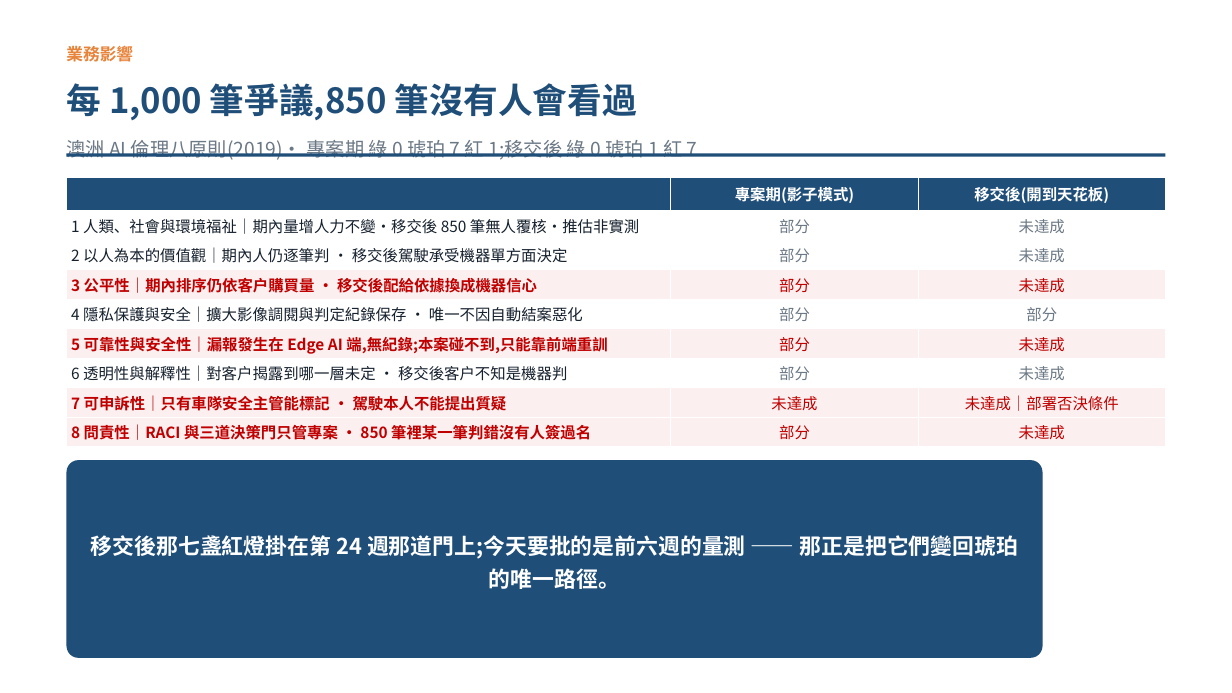
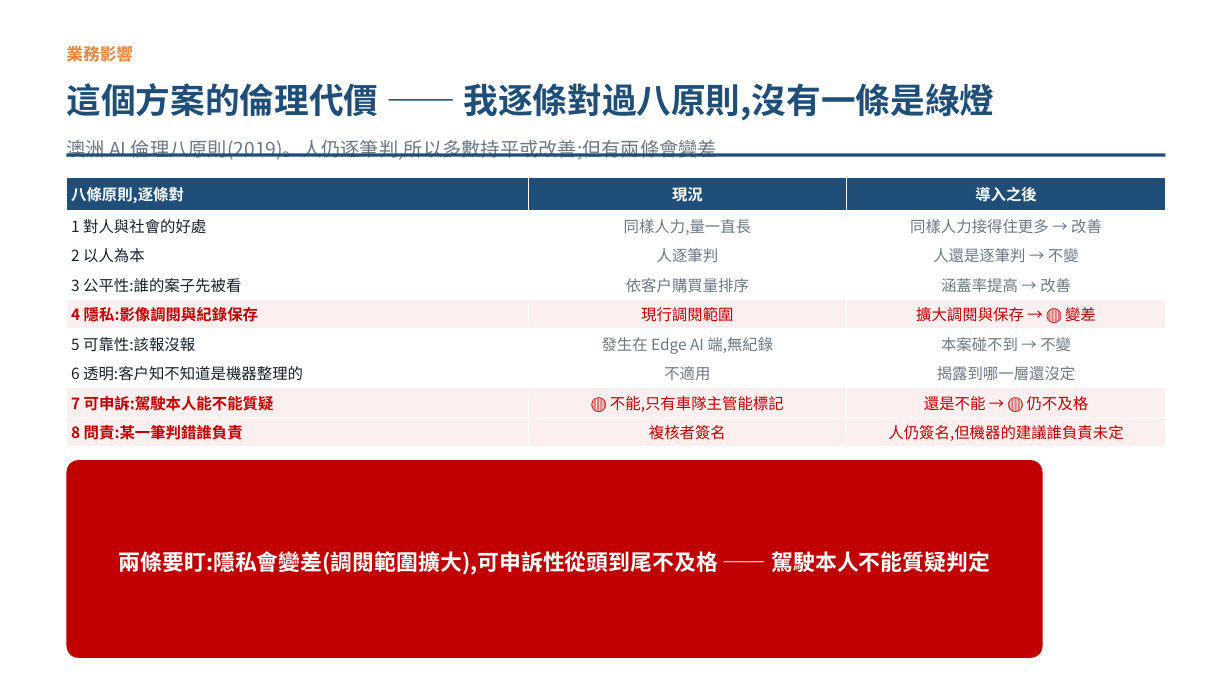
Before and after one commit to pokai-huang0828/UTS_workspace, a slide deck: slide 8 of Artificial Intelligence for Enterprises/Assessment3/Huang_26254793_421104_Assessment 3.pptx. Drawn at 1232x693 pixels with LibreOffice and Linux fonts; fonts in the diff are those of the drawing. Boxes give left, top, right and bottom in pixels: in the first picture for what was removed or moved away, otherwise in the second. Text is boxed around its words. In the diff, an @@ line names an element or a change of style, - is before the commit and + after.

```diff
--- a/Artificial Intelligence for Enterprises/Assessment3/Huang_26254793_421104_Assessment 3.pptx
+++ b/Artificial Intelligence for Enterprises/Assessment3/Huang_26254793_421104_Assessment 3.pptx
@@ text at box(66, 83, 994, 120): text changed @@
-每 1,000 筆爭議,850 筆沒有人會看過
+這個方案的倫理代價 —— 我逐條對過八原則,沒有一條是綠燈
@@ text at box(66, 140, 717, 160): text changed @@
-澳洲 AI 倫理八原則(2019)· 專案期 綠 0 琥珀 7 紅 1;移交後 綠 0 琥珀 1 紅 7
+澳洲 AI 倫理八原則(2019)。人仍逐筆判,所以多數持平或改善;但有兩條會變差
@@ table at box(67, 177, 1166, 447) @@
-row 1:  | 專案期(影子模式) | 移交後(開到天花板)
+row 1: 八條原則,逐條對 | 現況 | 導入之後
-row 2: 1 人類、社會與環境福祉｜期內量增人力不變·移交後 850 筆無人覆核·推估非實測 | 部分 | 未達成
+row 2: 1 對人與社會的好處 | 同樣人力,量一直長 | 同樣人力接得住更多 → 改善
-row 3: 2 以人為本的價值觀｜期內人仍逐筆判 · 移交後駕駛承受機器單方面決定 | 部分 | 未達成
+row 3: 2 以人為本 | 人逐筆判 | 人還是逐筆判 → 不變
-row 4: 3 公平性｜期內排序仍依客戶購買量 · 移交後配給依據換成機器信心 | 部分 | 未達成
+row 4: 3 公平性:誰的案子先被看 | 依客戶購買量排序 | 涵蓋率提高 → 改善
-row 5: 4 隱私保護與安全｜擴大影像調閱與判定紀錄保存 · 唯一不因自動結案惡化 | 部分 | 部分
+row 5: 4 隱私:影像調閱與紀錄保存 | 現行調閱範圍 | 擴大調閱與保存 → 🔴 變差
-row 6: 5 可靠性與安全性｜漏報發生在 Edge AI 端,無紀錄;本案碰不到,只能靠前端重訓 | 部分 | 未達成
+row 6: 5 可靠性:該報沒報 | 發生在 Edge AI 端,無紀錄 | 本案碰不到 → 不變
-row 7: 6 透明性與解釋性｜對客戶揭露到哪一層未定 · 移交後客戶不知是機器判 | 部分 | 未達成
+row 7: 6 透明:客戶知不知道是機器整理的 | 不適用 | 揭露到哪一層還沒定
-row 8: 7 可申訴性｜只有車隊安全主管能標記 · 駕駛本人不能提出質疑 | 未達成 | 未達成｜部署否決條件
+row 8: 7 可申訴:駕駛本人能不能質疑 | 🔴 不能,只有車隊主管能標記 | 還是不能 → 🔴 仍不及格
-row 9: 8 問責性｜RACI 與三道決策門只管專案 · 850 筆裡某一筆判錯沒有人簽過名 | 部分 | 未達成
+row 9: 8 問責:某一筆判錯誰負責 | 複核者簽名 | 人仍簽名,但機器的建議誰負責未定
@@ fill #FBEFEF to #FFFFFF in 6 cells @@
@@ fill #FFFFFF to #FBEFEF in row 5 @@
@@ rounded rectangle at box(67, 460, 1043, 658): fill #1F4E79 to #C00000 @@
@@ text at box(119, 551, 991, 575): text changed @@
-移交後那七盞紅燈掛在第 24 週那道門上;今天要批的是前六週的量測 —— 那正是把它們變回琥珀的唯一路徑。
+兩條要盯:隱私會變差(調閱範圍擴大),可申訴性從頭到尾不及格 —— 駕駛本人不能質疑判定
```
Also in this commit, not shown: 2 other slides changed, 3 other files.
